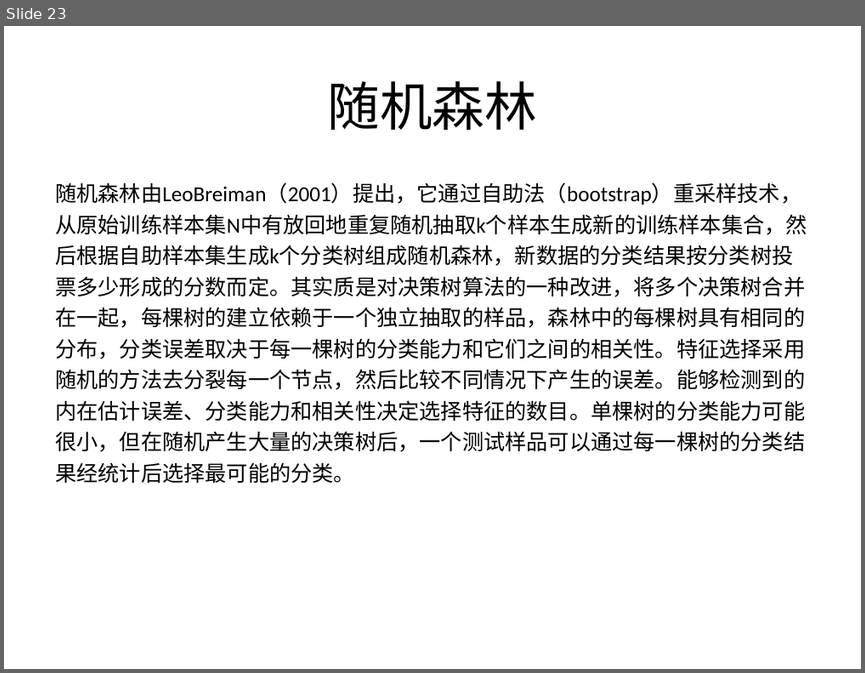
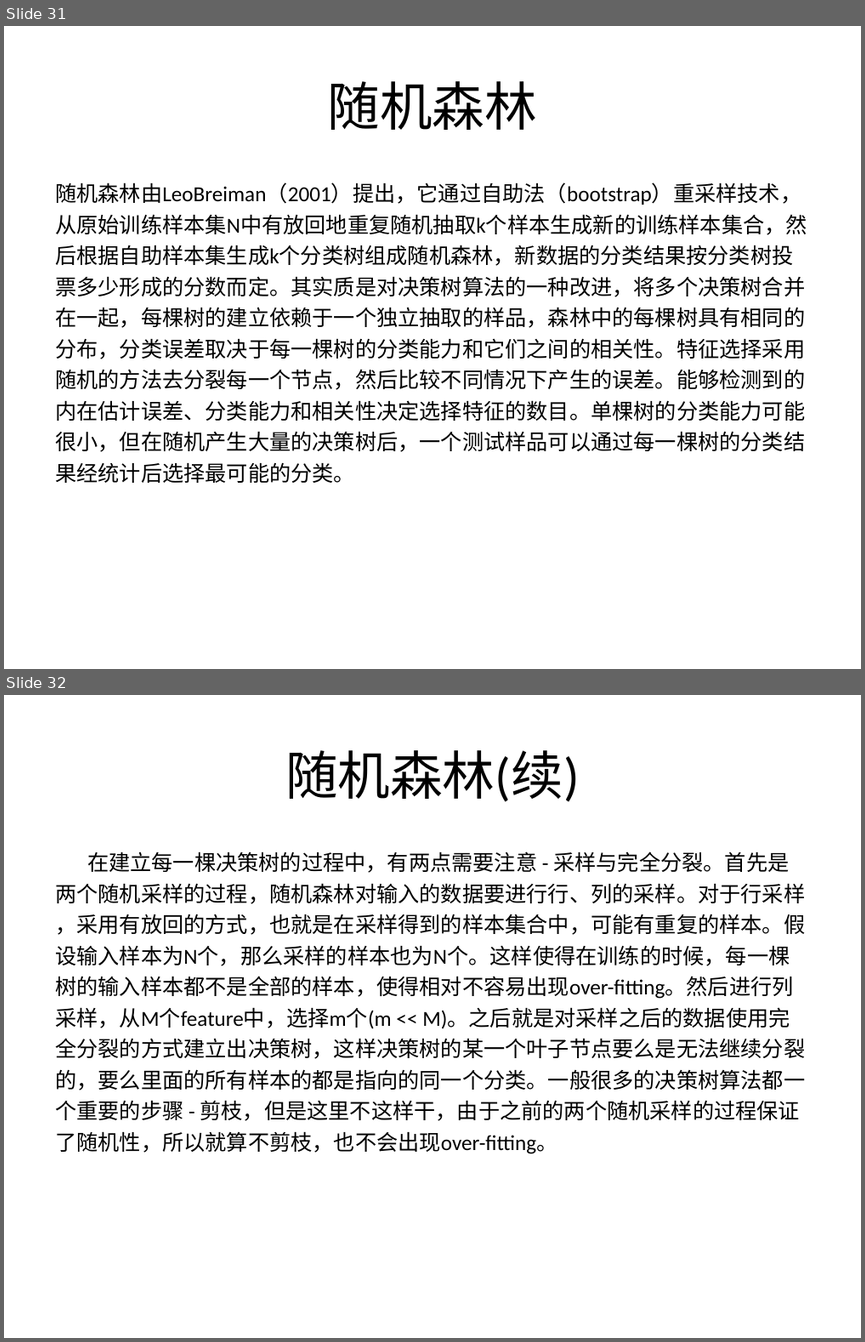
Before and after one commit to fighting-one-piece/shell-scripts, a slide deck: data_mining/src/main/resources/doc/decisiontree.ppt. Shown one above the other, each under a label of ours: slide 23 before the commit, slides 31 and 32 after it. The pictures are 865x673 and 865x1342 pixels, drawn with LibreOffice and Linux fonts; fonts in the diff are those of the drawing. Boxes give left, top, right and bottom in pixels: in the first picture for what was removed or moved away, otherwise in the second. Text is boxed around its words. In the diff, an @@ line names an element or a change of style, - is before the commit and + after.

```diff
--- a/data_mining/src/main/resources/doc/decisiontree.ppt
+++ b/data_mining/src/main/resources/doc/decisiontree.ppt
@@ slide 32 added at <box>4,695,861,1338</box>, background #FFFFFF @@
@@ title added at <box>285,750,579,802</box>, 44 pt, text #000000 @@
+随机森林(续)
@@ text added at <box>55,851,805,1154</box>, 18 pt, text #000000 @@
+在建立每一棵决策树的过程中，有两点需要注意 - 采样与完全分裂。首先是
+两个随机采样的过程，随机森林对输入的数据要进行行、列的采样。对于行采样
+，采用有放回的方式，也就是在采样得到的样本集合中，可能有重复的样本。假
+设输入样本为N个，那么采样的样本也为N个。这样使得在训练的时候，每一棵
+树的输入样本都不是全部的样本，使得相对不容易出现over-fitting。然后进行列
+采样，从M个feature中，选择m个(m << M)。之后就是对采样之后的数据使用完
+全分裂的方式建立出决策树，这样决策树的某一个叶子节点要么是无法继续分裂
+的，要么里面的所有样本的都是指向的同一个分类。一般很多的决策树算法都一
+个重要的步骤 - 剪枝，但是这里不这样干，由于之前的两个随机采样的过程保证
+了随机性，所以就算不剪枝，也不会出现over-fitting。
@@ what was slide 23 is now slide 31 @@
```
Also in this commit, not shown: 1 slide changed, 9 other slides added, 6 other files.
